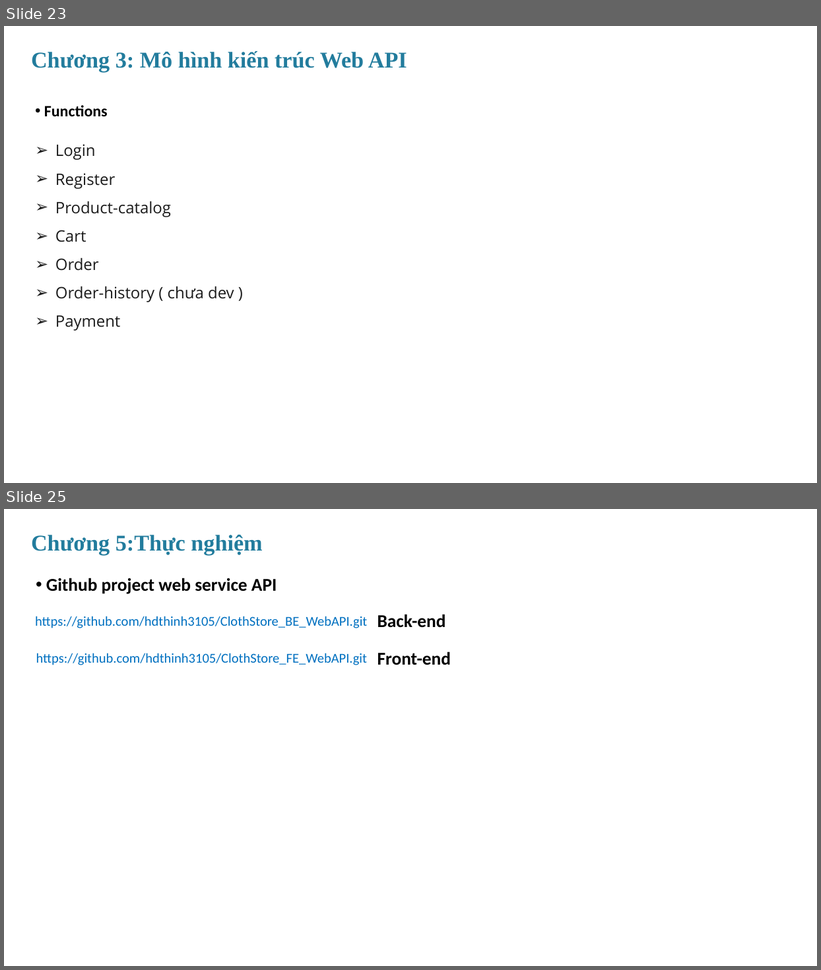
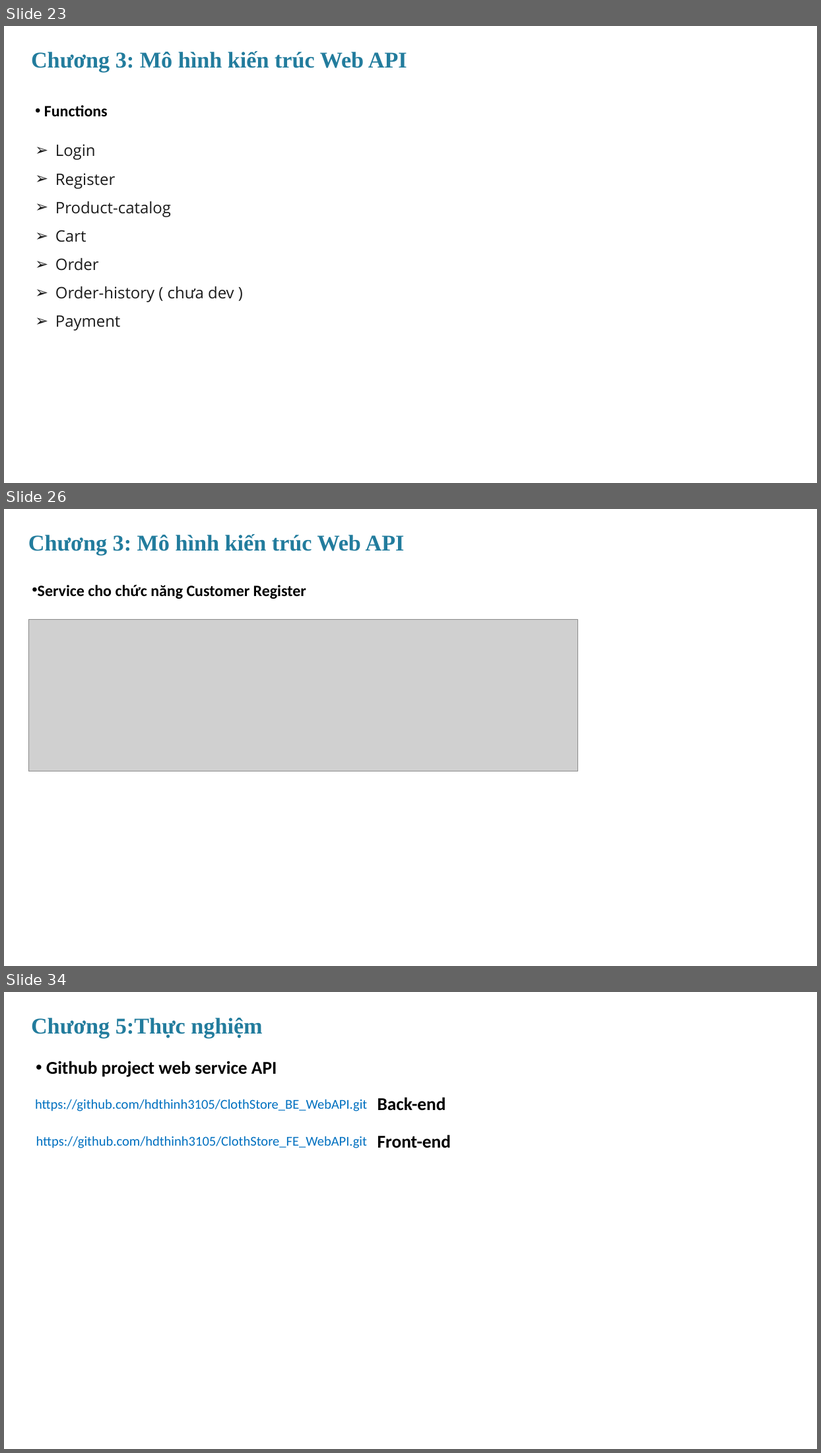
Before and after one commit to hdthinh3105/ClothStore_BE_MVC, a slide deck: document report/MVC_RestfulAPI.pptx. Shown one above the other, each under a label of ours: slides 23 and 25 before the commit, slides 23, 26 and 34 after it; the slides between them are not shown. The pictures are 821x970 and 821x1453 pixels, drawn with LibreOffice and Linux fonts; fonts in the diff are those of the drawing; grey boxes stand for pictures. Boxes give left, top, right and bottom in pixels: in the first picture for what was removed or moved away, otherwise in the second. Text is boxed around its words. In the diff, an @@ line names an element or a change of style, - is before the commit and + after.

```diff
--- a/document report/MVC_RestfulAPI.pptx
+++ b/document report/MVC_RestfulAPI.pptx
@@ slide 26 added at (4,509,817,966), background #FFFFFF @@
@@ text added at (28,534,405,555), 40 pt, text #227C9D, bold @@
+Chương 3: Mô hình kiến trúc Web API
@@ text added at (38,585,306,599), 28 pt, text #000000, bold @@
+• Service cho chức năng Customer Register
@@ picture added at (28,619,578,772) @@
@@ what was slide 25 is now slide 34 @@
```
Also in this commit, not shown: 2 slides changed, 8 other slides added, 1 other file.
